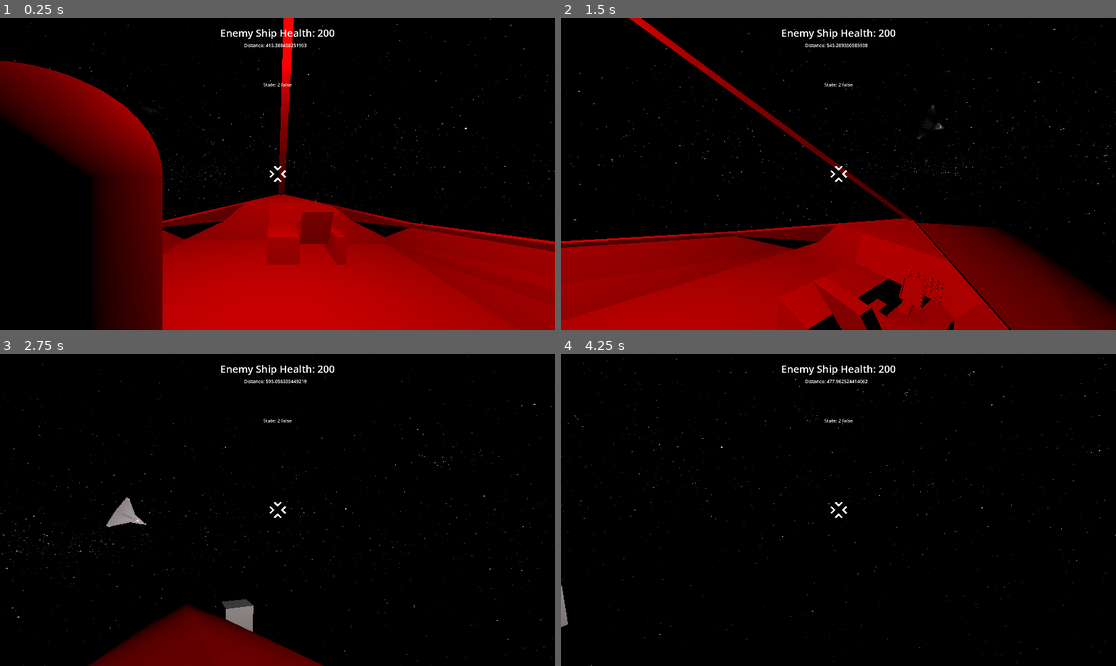
Above: before the commit, frames 1-4 (two rows, left to right).
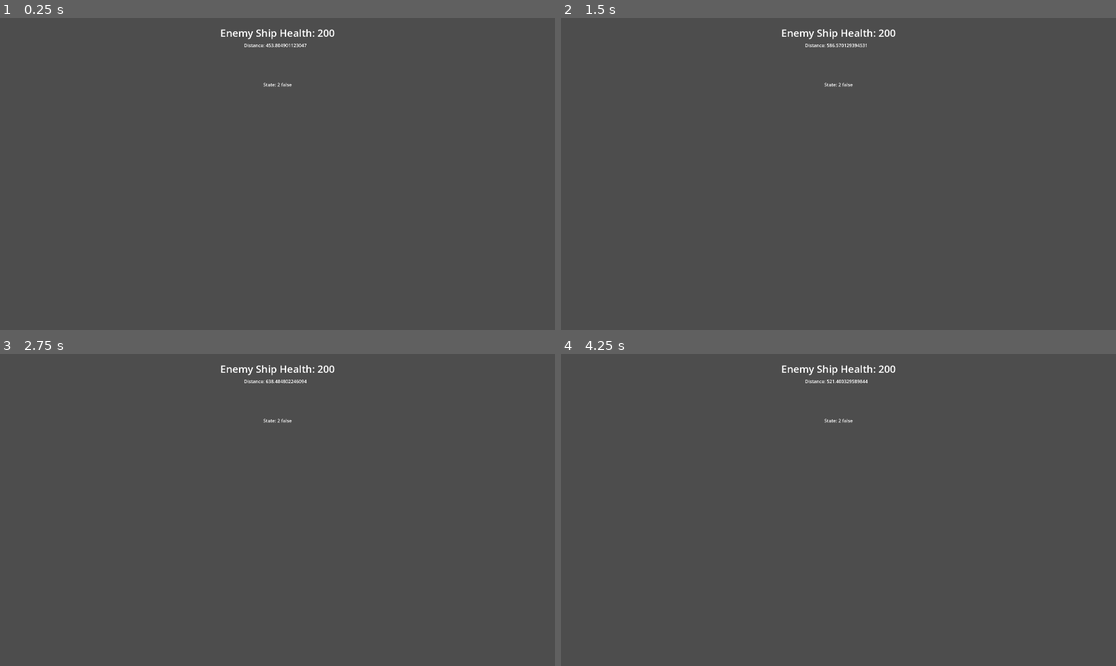
Above: after the commit, the same moments.

Repository: Greenwolf8/UntitledSpaceGame
Game: Godot game, scene res://Map.tscn
Same seed, same stepped clock (60 frames per second), same inputs: the game is played once before the commit and once after it.
Inputs (mouse positions are in pixels of both pictures, inside the frame that each line leads up to):
- Up to frame 1 (0.25 s): no input
- Up to frame 2 (1.5 s): tap Enter at 0.5 s; move the mouse to (866, 174) at 0.52 s; hold W (move_forward) from 0.53 s (still down); tap C (camera_lock) at 0.6 s; tap Space (jump) at 0.77 s; move the mouse to (810, 174) at 1.27 s; tap F (fire) at 1.35 s
- Up to frame 3 (2.75 s): keep holding W (move_forward); tap Space (jump) at 1.52 s; move the mouse to (288, 503) at 2.02 s; tap E (interact) at 2.1 s
- Up to frame 4 (4.25 s): keep holding W (move_forward); move the mouse to (832, 516) at 2.77 s; tap Shift (sprint) at 2.85 s; tap Space (jump) at 3.02, 3.77 s; move the mouse to (877, 513) at 3.52 s; tap Alt at 3.6 s

The runs differ from the first frame. In frame 1, 100% of the frame differs, in the area x 0-100%, y 0-100%; in frame 2, 100%; in frame 3, 100%; in frame 4, 100%.

Commit message:
feat: Add radar screen
Added a radar screen that will later be a functional radar

Diff:
--- /dev/null
+++ b/Radar.tscn
@@ -0,0 +1,204 @@
+[gd_scene load_steps=10 format=3 uid="uid://dn6xv7p2jc156"]
+
+[ext_resource type="Script" uid="uid://c0h6di5hmy424" path="res://radar.gd" id="1_0rpa0"]
+[ext_resource type="Texture2D" uid="uid://blpkvpciy1v4r" path="res://Vulcan_Radar.png" id="1_p1h1t"]
+[ext_resource type="Texture2D" uid="uid://dsno7mnctp8kw" path="res://RadarLines.png" id="2_0rpa0"]
+
+[sub_resource type="BoxMesh" id="BoxMesh_ab6hm"]
+
+[sub_resource type="StandardMaterial3D" id="StandardMaterial3D_qud4v"]
+albedo_color = Color(0, 0.29411766, 0, 1)
+
+[sub_resource type="BoxMesh" id="BoxMesh_p1h1t"]
+material = SubResource("StandardMaterial3D_qud4v")
+
+[sub_resource type="BoxMesh" id="BoxMesh_0rpa0"]
+
+[sub_resource type="SphereMesh" id="SphereMesh_wc40b"]
+
+[sub_resource type="BoxMesh" id="BoxMesh_cqmhj"]
+
+[node name="Control" type="Control"]
+top_level = true
+layout_mode = 3
+anchors_preset = 0
+offset_top = 550.0
+offset_right = 550.0
+offset_bottom = 1100.0
+rotation = -1.5707964
+script = ExtResource("1_0rpa0")
+
+[node name="WallCentre" type="MeshInstance2D" parent="."]
+modulate = Color(0, 0.33405134, 0, 1)
+z_index = 2
+position = Vector2(275, 305.49997)
+scale = Vector2(550, 489)
+mesh = SubResource("BoxMesh_ab6hm")
+
+[node name="WallLeft" type="MeshInstance2D" parent="."]
+modulate = Color(0, 0.27730417, 0, 1)
+z_index = 10
+position = Vector2(27.5, 275)
+scale = Vector2(55, 550)
+mesh = SubResource("BoxMesh_p1h1t")
+
+[node name="WallRight" type="MeshInstance2D" parent="."]
+modulate = Color(0, 0.27730417, 0, 1)
+z_index = 10
+position = Vector2(522.5, 275)
+scale = Vector2(55, 550)
+mesh = SubResource("BoxMesh_0rpa0")
+
+[node name="VulcanRadar" type="Sprite2D" parent="."]
+z_index = 10
+position = Vector2(275, 510)
+rotation = 1.5707964
+scale = Vector2(0.075, 0.075)
+texture = ExtResource("1_p1h1t")
+
+[node name="RadarTip" type="MeshInstance2D" parent="."]
+modulate = Color(0.09411765, 0.43529412, 0, 1)
+visibility_layer = 4
+z_index = 2
+position = Vector2(285, 525.00006)
+scale = Vector2(1000, 1000)
+mesh = SubResource("SphereMesh_wc40b")
+
+[node name="WallCentreTop" type="MeshInstance2D" parent="."]
+modulate = Color(0, 0.33405134, 0, 1)
+position = Vector2(275, 50)
+scale = Vector2(550, 100)
+mesh = SubResource("BoxMesh_ab6hm")
+
+[node name="RadarLines" type="Sprite2D" parent="."]
+z_index = 3
+position = Vector2(275, 569)
+rotation = 1.5707964
+texture = ExtResource("2_0rpa0")
+
+[node name="RadarLine2" type="Sprite2D" parent="."]
+z_index = 3
+position = Vector2(275, 619)
+rotation = 1.5707964
+texture = ExtResource("2_0rpa0")
+
+[node name="RadarLine3" type="Sprite2D" parent="."]
+z_index = 3
+position = Vector2(275, 669)
+rotation = 1.5707964
+texture = ExtResource("2_0rpa0")
+
+[node name="RadarLine4" type="Sprite2D" parent="."]
+z_index = 3
+position = Vector2(275, 719)
+rotation = 1.5707964
+texture = ExtResource("2_0rpa0")
+
+[node name="RadarLine5" type="Sprite2D" parent="."]
+z_index = 3
+position = Vector2(275, 769)
+rotation = 1.5707964
+texture = ExtResource("2_0rpa0")
+
+[node name="RadarLine6" type="Sprite2D" parent="."]
+z_index = 3
+position = Vector2(275, 819)
+rotation = 1.5707964
+texture = ExtResource("2_0rpa0")
+
+[node name="RadarLine7" type="Sprite2D" parent="."]
+z_index = 3
+position = Vector2(275, 869)
+rotation = 1.5707964
+texture = ExtResource("2_0rpa0")
+
+[node name="MeshInstance2D" type="MeshInstance2D" parent="."]
+modulate = Color(0, 0.33333334, 0, 1)
+z_index = 4
+position = Vector2(643.71906, 275)
+scale = Vector2(550, 617.2794)
+skew = 0.4712389
+mesh = SubResource("BoxMesh_cqmhj")
+
+[node name="MeshInstance2D2" type="MeshInstance2D" parent="."]
+modulate = Color(0, 0.33333334, 0, 1)
+z_index = 4
+position = Vector2(-93.461716, 274.5)
+scale = Vector2(550, 613.04364)
+skew = -0.4537856
+mesh = SubResource("BoxMesh_cqmhj")
+
+[node name="Label 100" type="Label" parent="."]
+z_index = 10
+layout_mode = 0
+offset_left = 190.0
+offset_top = 365.0
+offset_right = 364.0
+offset_bottom = 415.0
+text = "100                           100
+"
+
+[node name="Label 200" type="Label" parent="."]
+z_index = 10
+layout_mode = 0
+offset_left = 170.0
+offset_top = 315.0
+offset_right = 379.0
+offset_bottom = 365.0
+text = "200                                     200
+"
+
+[node name="Label 300" type="Label" parent="."]
+z_index = 10
+layout_mode = 0
+offset_left = 149.0
+offset_top = 269.0
+offset_right = 425.0
+offset_bottom = 319.0
+text = "300                                                 300
+"
+
+[node name="Label 400" type="Label" parent="."]
+z_index = 10
+layout_mode = 0
+offset_left = 125.0
+offset_top = 225.0
+offset_right = 426.0
+offset_bottom = 275.0
+text = "400                                                           400
+"
+
+[node name="Label 500" type="Label" parent="."]
+z_index = 10
+layout_mode = 0
+offset_left = 105.0
+offset_top = 180.0
+offset_right = 464.0
+offset_bottom = 230.0
+text = "500                                                                      500
+"
+
+[node name="Label 600" type="Label" parent="."]
+z_index = 10
+layout_mode = 0
+offset_left = 83.0
+offset_top = 135.0
+offset_right = 475.0
+offset_bottom = 185.0
+text = "600                                                                                600
+"
+
+[node name="Label 700" type="Label" parent="."]
+z_index = 10
+layout_mode = 0
+offset_left = 58.0
+offset_top = 92.0
+offset_right = 492.0
+offset_bottom = 142.0
+text = "700                                                                                           700
+"
+
+[node name="BlipContainer" type="Control" parent="."]
+anchors_preset = 0
+offset_right = 40.0
+offset_bottom = 40.0
--- /dev/null
+++ b/Radar_Blip.tscn
@@ -0,0 +1,11 @@
+[gd_scene load_steps=2 format=3 uid="uid://dssrn0ugjk2tf"]
+
+[sub_resource type="BoxMesh" id="BoxMesh_2lbkk"]
+
+[node name="Node2D" type="Node2D"]
+
+[node name="MeshInstance2D" type="MeshInstance2D" parent="."]
+modulate = Color(0.17254902, 0.69411767, 0, 1)
+position = Vector2(1.5, 0.5)
+scale = Vector2(3, 1)
+mesh = SubResource("BoxMesh_2lbkk")
--- a/Ship.gd
+++ b/Ship.gd
@@ -12,6 +12,8 @@
 @onready var front_cast: RayCast3D = %FrontCast
 @onready var speed_label: Label = %Speed
 @onready var health_label: Label = %HealthLabel
+@onready var radar_mesh: MeshInstance3D = $RadarScreen
+@onready var radar_viewport: SubViewport = $RadarMesh
 
 var mouse_input: Vector2 = Vector2.ZERO
 var health: int = 200
@@ -19,8 +21,13 @@
 var withPlayer = false
 
 func _ready() -> void:
+	var viewport_texture = radar_viewport.get_texture()
+	var mat = radar_mesh.material_override as StandardMaterial3D
 	health_label.text = "Health: " + str(health)
 	%Exterior.area_entered.connect(_on_area_entered)
+
+	if mat:
+		mat.albedo_texture = viewport_texture
 
 func _unhandled_input(event: InputEvent) -> void:
 	if Camerafree and event is InputEventMouseMotion:
--- a/Ship.tscn
+++ b/Ship.tscn
@@ -244,3 +244,18 @@
 [node name="CollisionShape3D6" type="CollisionShape3D" parent="Ship/Interior"]
 transform = Transform3D(-4.808253e-07, 0, 1, 0, 2.5, 0, -11, 0, -4.371139e-08, 28.357746, 6.2384057, 0.15352356)
 shape = SubResource("BoxShape3D_h40nn")
+[node name="RadarScreen" type="MeshInstance3D" parent="Ship"]
+transform = Transform3D(0.04953915, 0.92454606, 0, -0.120190986, 0.38107038, 0, 0, 0, 0.13, 19.041876, 5.098584, -0.7018804)
+mesh = SubResource("PlaneMesh_anqkt")
+
+[node name="OmniLight3D" type="OmniLight3D" parent="Ship/RadarScreen"]
+transform = Transform3D(7.6923084, -2.3841858e-07, 0, 0, 1.0000001, 0, 0, 0, 7.692308, 0.08609009, 0.027153015, 0)
+light_color = Color(0.1882353, 0.50980395, 0.05882353, 1)
+light_energy = 0.1
+
+[node name="RadarMesh" type="SubViewport" parent="Ship"]
+size = Vector2i(550, 550)
+render_target_update_mode = 4
+
+[node name="Control" parent="Ship/RadarMesh" node_paths=PackedStringArray("player_ship") instance=ExtResource("8_0p50t")]
+player_ship = NodePath("../..")
--- /dev/null
+++ b/radar.gd
@@ -0,0 +1,32 @@
+extends Control
+
+@export var player_ship: Node3D
+@export var radar_range: float = 800.0
+@export var blip_scene: PackedScene = preload("res://Radar_Blip.tscn")
+
+var radar_radius : float
+
+@onready var blip_container: Control = $BlipContainer
+
+func _ready() -> void:
+	radar_radius = size.x / 2.0
+
+func _process(delta: float) -> void:
+	for child in blip_container.get_children():
+		child.queue_free()
+
+	var targets = get_tree().get_nodes_in_group("enemy_ship")
+
+	for target in targets:
+		if target is Node3D:
+			var local_pos = player_ship.to_local(target.global_position)
+			var distance = Vector2(local_pos.x, local_pos.y).length()
+
+			if distance <= radar_range:
+				var radar_x = (local_pos.x / radar_range) * radar_radius
+				var radar_y = (local_pos.z / radar_range) * radar_radius
+
+				var blip = blip_scene.instantiate()
+				blip_container.add_child(blip)
+
+				blip.position = Vector2(radar_radius + radar_x, radar_radius + radar_y)
Binary file added: RadarLines.png
Not shown, added: RadarLines.png.import
Not shown: 1 places in Ship.tscn that only renumber resources
Binary file added: Vulcan_Radar.png
Not shown, added: Vulcan_Radar.png.import
Not shown, added: radar.gd.uid
